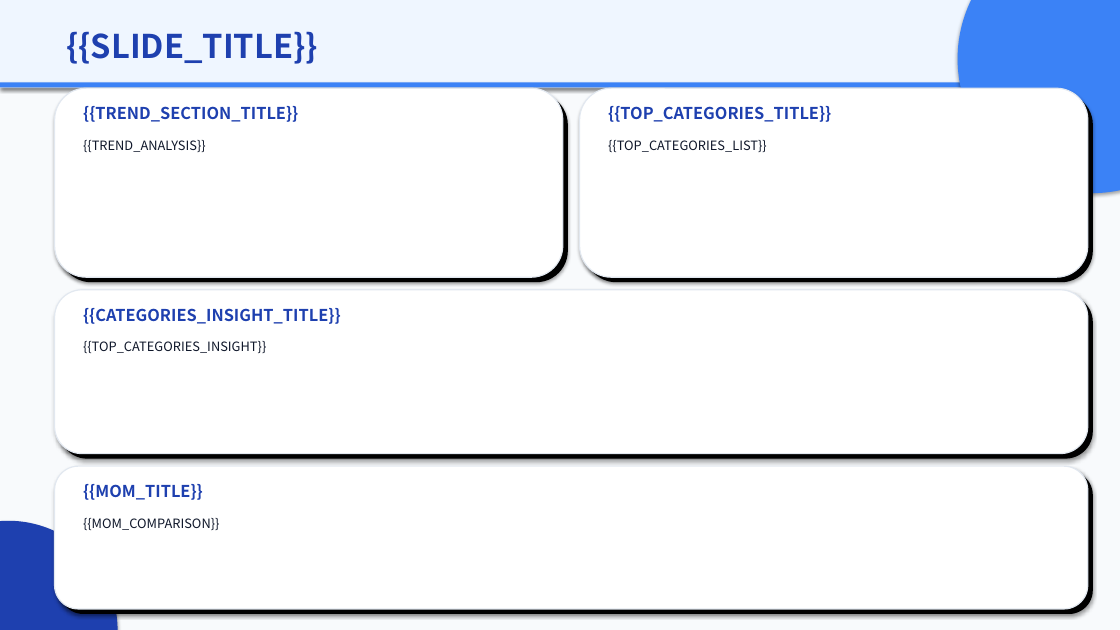
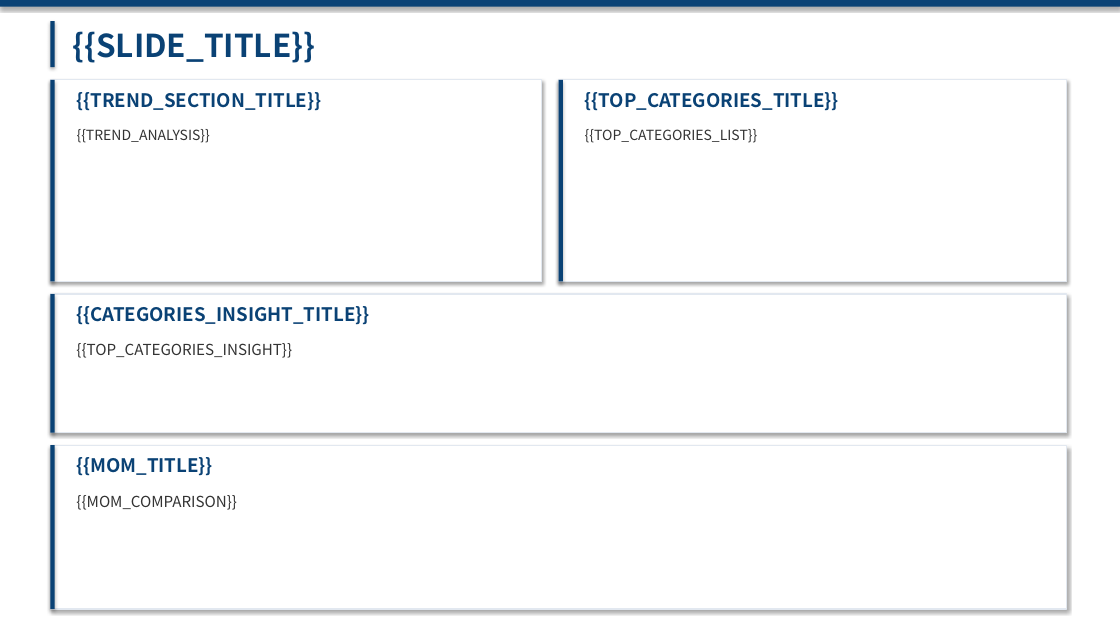
Before and after one commit to Xupai2022/report-generation, a slide deck: slide 3 of mss_ai_ppt_sample_assets/backend/data/templates/mss_executive_v2.pptx. Drawn at 1120x630 pixels with LibreOffice and Linux fonts; fonts in the diff are those of the drawing. Boxes give left, top, right and bottom in pixels: in the first picture for what was removed or moved away, otherwise in the second. Text is boxed around its words. In the diff, an @@ line names an element or a change of style, - is before the commit and + after.

```diff
--- a/mss_ai_ppt_sample_assets/backend/data/templates/mss_executive_v2.pptx
+++ b/mss_ai_ppt_sample_assets/backend/data/templates/mss_executive_v2.pptx
@@ background #F8FAFC to #FFFFFF @@
@@ rectangle resized from (x1=0, y1=0, x2=1120, y2=88) to (x1=0, y1=0, x2=1120, y2=7) @@
@@ rectangle at (x1=0, y1=0, x2=1120, y2=7): fill #EFF6FF to #0A4275 @@
@@ rectangle added at (x1=50, y1=21, x2=55, y2=67), fill #0A4275 @@
@@ text "{{SLIDE_TITLE}}" at (x1=72, y1=31, x2=315, y2=63): size 28 to 27 pt, text colour #1E40AF to #0A4275 @@
@@ ellipse removed at (x1=958, y1=0, x2=1120, y2=193) @@
@@ rectangle removed at (x1=0, y1=82, x2=1120, y2=87) @@
@@ rectangle resized from (x1=55, y1=88, x2=563, y2=277) to (x1=50, y1=80, x2=542, y2=281) @@
@@ rectangle added at (x1=50, y1=80, x2=55, y2=281), fill #0A4275 @@
@@ text "{{TREND_SECTION_TITLE}}" moved from (x1=83, y1=106, x2=298, y2=122) to (x1=77, y1=92, x2=322, y2=111) @@
@@ rectangle resized from (x1=580, y1=88, x2=1088, y2=277) to (x1=559, y1=80, x2=1067, y2=281) @@
@@ rectangle added at (x1=559, y1=80, x2=563, y2=281), fill #0A4275 @@
@@ text "{{TOP_CATEGORIES_TITLE}}" moved from (x1=608, y1=106, x2=831, y2=122) to (x1=585, y1=92, x2=839, y2=111) @@
@@ rounded rectangle removed at (x1=60, y1=93, x2=568, y2=282) @@
@@ rounded rectangle removed at (x1=585, y1=93, x2=1093, y2=282) @@
@@ text "{{TREND_ANALYSIS}}" moved from (x1=83, y1=140, x2=206, y2=152) to (x1=77, y1=129, x2=210, y2=143) @@
@@ text "{{TREND_ANALYSIS}}" at (x1=77, y1=129, x2=210, y2=143): size 11 to 12 pt, text colour #0F172A to #333333 @@
@@ text "{{TOP_CATEGORIES_LIST}}" at (x1=585, y1=129, x2=758, y2=143): size 11 to 12 pt, text colour #0F172A to #333333 @@
@@ text "{{TOP_CATEGORIES_LIST}}" moved from (x1=608, y1=140, x2=767, y2=152) to (x1=585, y1=129, x2=758, y2=143) @@
@@ rectangle resized from (x1=55, y1=290, x2=1088, y2=454) to (x1=50, y1=294, x2=1067, y2=433) @@
@@ rectangle added at (x1=50, y1=294, x2=55, y2=433), fill #0A4275 @@
@@ rounded rectangle removed at (x1=60, y1=295, x2=1093, y2=459) @@
@@ text "{{TOP_CATEGORIES_INSIGHT}}" at (x1=76, y1=343, x2=292, y2=358): size 11 to 13 pt, text colour #0F172A to #333333 @@
@@ rounded rectangle to rectangle in 4 elements at (x1=50, y1=80, x2=542, y2=281), (x1=559, y1=80, x2=1067, y2=281), (x1=50, y1=294, x2=1067, y2=433), (x1=50, y1=445, x2=1067, y2=609) @@
@@ rectangle resized from (x1=55, y1=466, x2=1088, y2=609) to (x1=50, y1=445, x2=1067, y2=609) @@
@@ rectangle added at (x1=50, y1=445, x2=55, y2=609), fill #0A4275 @@
@@ rounded rectangle removed at (x1=60, y1=471, x2=1093, y2=614) @@
@@ size 14 to 16 pt, text colour #1E40AF to #0A4275 in 4 elements at (x1=76, y1=306, x2=369, y2=325), (x1=77, y1=92, x2=322, y2=111), (x1=585, y1=92, x2=839, y2=111), (x1=76, y1=457, x2=212, y2=476) @@
@@ text "{{MOM_TITLE}}" moved from (x1=83, y1=484, x2=203, y2=500) to (x1=76, y1=457, x2=212, y2=476) @@
@@ text "{{MOM_COMPARISON}}" at (x1=76, y1=495, x2=237, y2=510): size 11 to 13 pt, text colour #0F172A to #333333 @@
@@ text "{{MOM_COMPARISON}}" moved from (x1=83, y1=518, x2=219, y2=530) to (x1=76, y1=495, x2=237, y2=510) @@
@@ ellipse removed at (x1=0, y1=521, x2=118, y2=630) @@
```
Also in this commit, not shown: 7 other slides changed, 5 other files.
